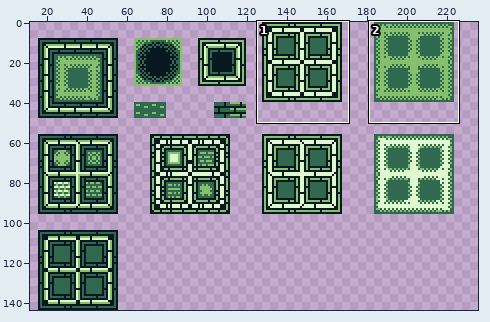
One commit to this pixel-art file: assets/tilesets/Aseprite File/TileSet_Maze.aseprite. The picture above shows the old version from afar; the outline marks the close-up.
Close-up. First the earlier version:
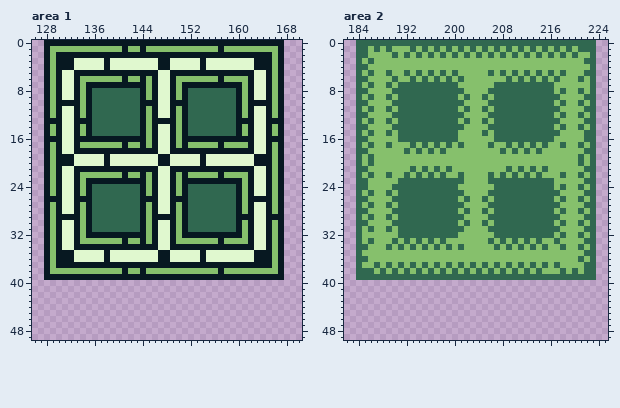
240x144 pixels, 1 frame. Shown: area 1: x 126..170, y 0..49; area 2: x 182..225, y 0..49. The wide view leaves out empty margins. The commit also changed other parts of the picture, which this record leaves out.
After the commit:
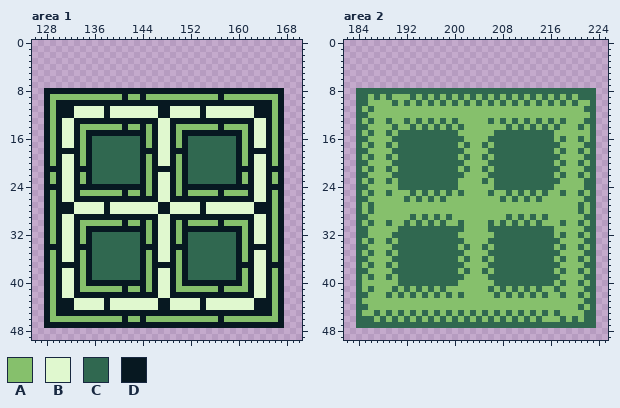
Palette (. is transparent): A #86c06c  B #e0f8cf  C #306850  D #071821
Diff:
Changed rows in their new state; - is an unchanged pixel.
Area 1:
first column x 128:
 0 ........................................
 1 ........................................
 2 ........................................
 3 ........................................
 4 ........................................
 5 ........................................
 6 ........................................
 7 ........................................
 8 -D-DD-D-DDDDDDDD-D-DD-D-DDDDDDDD-D-DD-D-
 9 --AAAA-AAAAAADAA--AAAA-AAAAAADAAA-AAAA--
10 ------D-DDDDDDDD---DD---DDDDDDDD-D------
11 ---DDBBBBBDBBBBBBBBDDBBBBBDBBBBBBBBDD---
12 ---DDBBBBBDBBBBBBBBDDBBBBBDBBBBBBBBDD---
13 -A------DDDDDDDD-D-BB-D-DDDDDDDD------A-
14 -------AAAAAADAA-------AAAAAADAAA-------
15 --------DDDDDDDD--------DDDDDDDD--------
16 -A----A-CCCCCCCC--------CCCCCCCC-A----A-
17 -------DCCCCCCCC--------CCCCCCCCD-------
18 ---DD-A-CCCCCCCC--------CCCCCCCC-A-DD---
19 ---BBDADCCCCCCCCDADBBDADCCCCCCCCDADBB---
20 ---BBDADCCCCCCCCDADBBDADCCCCCCCCDADBB---
21 -D------CCCCCCCC-A-DD-A-CCCCCCCC------D-
22 -------DCCCCCCCC--------CCCCCCCCD-------
23 --------CCCCCCCC--------CCCCCCCC--------
24 -D----D-DDDDDDDD--------DDDDDDDD-D----D-
25 -------AAAAAADAA--------AAAAADAAA-------
26 -A------DDDDDDDD--------DDDDDDDD-D-BB---
27 ---DDBBBBBDBBBBBBBBDDBBBBBDBBBBBBBBDD---
28 ---DDBBBBBDBBBBBBBBDDBBBBBDBBBBBBBBDD---
29 ---BB-D-DDDDDDDD-D-BB-D-DDDDDDDD------A-
30 -------AAAAAADAA--------AAAAADAAA-------
31 --------DDDDDDDD--------DDDDDDDD--------
32 --------CCCCCCCC--------CCCCCCCC--------
33 -------DCCCCCCCC-------DCCCCCCCCD-------
34 -D------CCCCCCCC--------CCCCCCCC-A-DD---
35 ---BBDADCCCCCCCCDADBBDADCCCCCCCCDADBB---
36 ---BBDADCCCCCCCCDADBBDADCCCCCCCCDADBB---
37 ------A-CCCCCCCC-A----A-CCCCCCCC---BB-D-
38 --DBBD-DCCCCCCCC--DBBD-DCCCCCCCCD-DBBD--
39 -A-BB-A-CCCCCCCC-A-BB-A-CCCCCCCC-A-BB-A-
40 DADBBDADDDDDDDDDDADBBDADDDDDDDDDDADBBDAD
41 DADBBDAAAAAAADAADADBBDAAAAAAADAAAADBBDAD
42 DADBBDDDDDDDDDDDDDDBBDDDDDDDDDDDDDDBBDAD
43 DADDDBBBBBDBBBBBBBBDDBBBBBDBBBBBBBBDDDAD
44 DADDDBBBBBDBBBBBBBBDDBBBBBDBBBBBBBBDDDAD
45 DADDDDDDDDDDDDDDDDDDDDDDDDDDDDDDDDDDDDAD
46 DAAAAAAAAAAAADAADAAAAAAAAAAAADAAAAAAAAAD
47 DDDDDDDDDDDDDDDDDDDDDDDDDDDDDDDDDDDDDDDD
Area 2:
first column x 184:
 0 ........................................
 1 ........................................
 2 ........................................
 3 ........................................
 4 ........................................
 5 ........................................
 6 ........................................
 7 ........................................
 8 --CCCC------------CCCC-----------C-CC-C-
 9 -CAC---AA-A-A-A-ACAC----A-A-A-A-A--C-C--
10 -------A-A-A-A-A-AC-C--A-A-A-A-A----CA--
11 -----A-AAAAAAAAAA-A--A-AAAAAAAAAAA------
12 ------AAAAAAAAAAAA----AAAAAAAAAAA-A--A--
13 -------A-A-A-A-A--A--ACA-A-A-A-A-AC-----
14 -------AA-A-A-A-A-----AAA-A-A-A-ACA-----
15 ---------------------A-----------A----A-
16 ------C----------C----C-----------C--CA-
17 -------CC-C-C-C-CAC--CACC-C-C-C-CCA--AC-
18 ------CC-C-C-C-CCC----CC-C-C-C-CC-C--CA-
19 -----C-CCCCCCCCCC-C--C-CCCCCCCCCCC---AC-
20 -CA---CCCCCCCCCCCC----CCCCCCCCCCC-C-----
21 -AC--C-CC-C-C-C-C-C--C-CC-C-C-C-CC------
22 -CA--ACC-C-C-C-CC------C-C-C-C-CC-------
23 -AC--C-----------A---CA----------C------
24 ------A---------------------------A--AC-
25 -------AA-A-A-A-A------AA-A-A-A-AAC--CA-
26 ------AA-A-A-A-AA-A--A-A-A-A-A-AA-A--AC-
27 -----A-AAAAAAAAAAA----AAAAAAAAAAAA---CA-
28 -AC---AAAAAAAAAAA-A--A-AAAAAAAAAA-A-----
29 -CA--A-AA-A-A-A-AA----AAA-A-A-A-AA------
30 -AC--CAA-A-A-A-AACA--ACA-A-A-A-AA-------
31 -CA--A---------------------------A------
32 -C----C---------------------------------
33 -----CAC-C-C-C-CCC-----C-C-C-C-CC-------
34 -----AC-C-C-C-C-CAC--C--C-C-C-C-C-------
35 --C--C-CCCCCCCCCCC----CCCCCCCCCCCC------
36 ------CCCCCCCCCCC-C--C-CCCCCCCCCC-C-----
37 --CA----C-C-C-C-C--A-AC-C-C-C-C-C-------
38 --A-A--C-C-C-C-C----ACAC-C-C-C-CC---ACA-
39 -A-AA-A-----------AAAA------------AAAA--
40 CAAAAAACCCCCCCCCCAAAAAACCCCCCCCCCACAACAC
41 CACAAACACACACACAAAAAAACACACACACAACAAAACC
42 CCAAACACACACACACACAAAAACACACACACAACAACAC
43 CAAAAAAAAAAAAAAAAAAAAAAAAAAAAAAAAAAAAACC
44 CCAAAAAAAAAAAAAAAAAAAAAAAAAAAAAAAAAAACAC
45 CAACACACACACACACACACACACACACACACACAAAACC
46 CCCACACACACACACACACACACACACACACAAACACACC
47 CCCCCCCCCCCCCCCCCCCCCCCCCCCCCCCCCCCCCCCC
Pixel boxes of the changes (left, top, right, bottom) in both close-ups:
changed: (44, 40, 284, 328)
changed: (356, 40, 596, 328)
